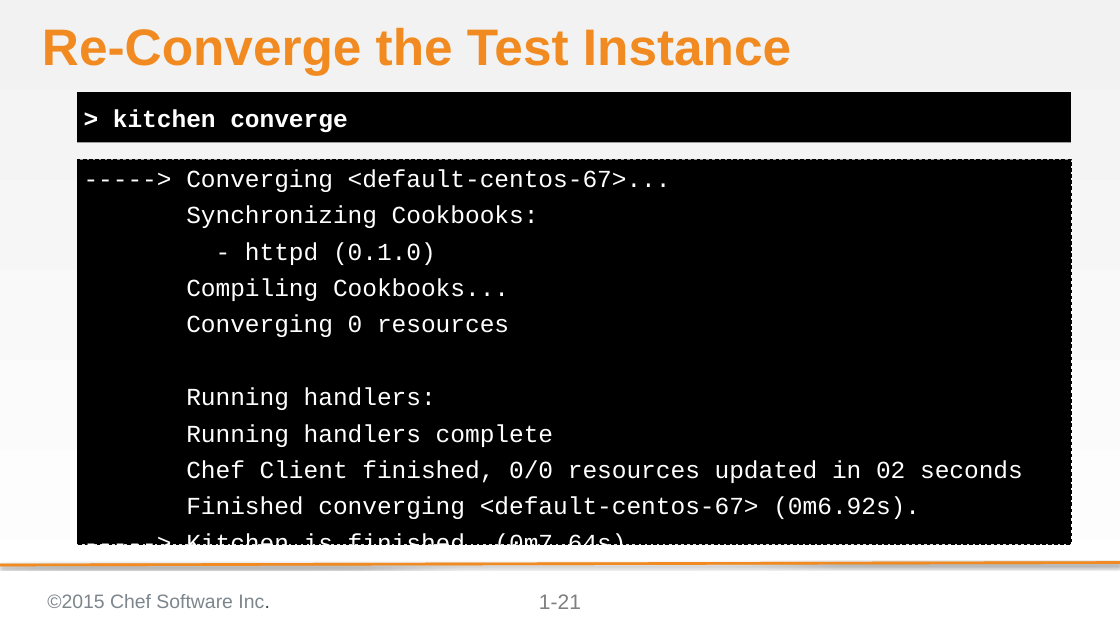
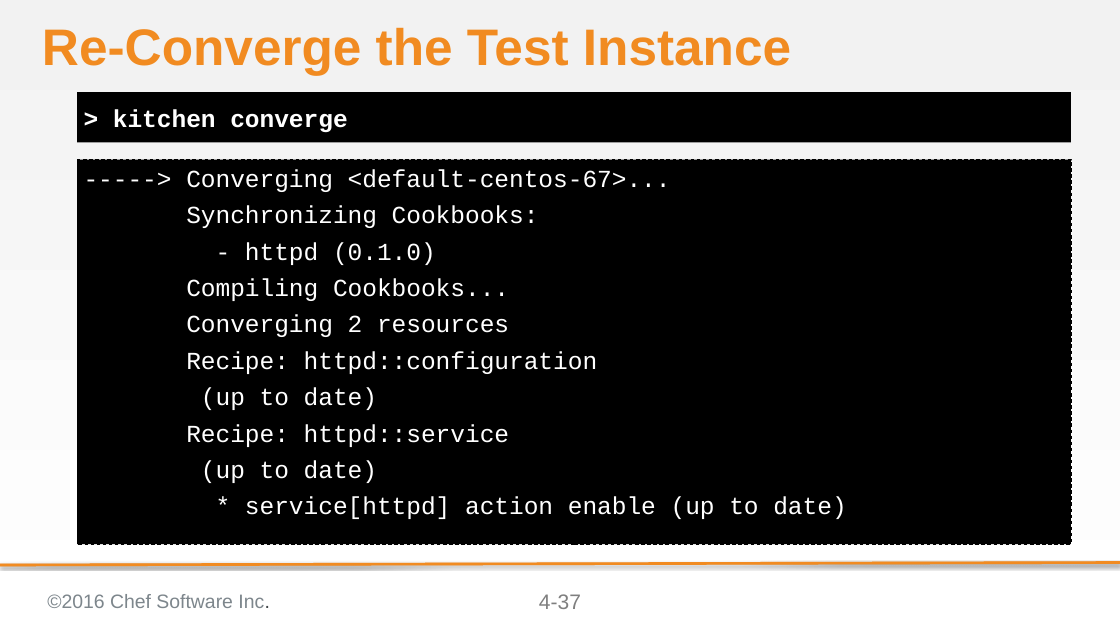
Before and after one commit to chef-training/test_driven_cookbook_development, a slide deck: slide 37 of 04-refactoring_cookbooks_with_tests.pptx (slide 21 before the commit). Drawn at 1120x630 pixels with LibreOffice and Linux fonts; fonts in the diff are those of the drawing; background and template pictures are left out. Boxes give left, top, right and bottom in pixels: in the first picture for what was removed or moved away, otherwise in the second. Text is boxed around its words. In the diff, an @@ line names an element or a change of style, - is before the commit and + after.

Commit message:
Add Concept slides to 04 Refactoring Cookbooks with Tests
Adds slides that explain more details about converge & verify and test
Adds slides that explain kitchen destroy and kitchen test

```diff
--- a/04-refactoring_cookbooks_with_tests.pptx
+++ b/04-refactoring_cookbooks_with_tests.pptx
@@ text at [186, 314, 846, 519]: text changed @@
-Converging 0 resources
-Running handlers:
-Running handlers complete
-Chef Client finished, 0/0 resources updated in 02 seconds
-Finished converging <default-centos-67> (0m6.92s).
------> Kitchen is finished. (0m7.64s)
+Converging 2 resources
+Recipe: httpd::configuration
+(up to date)
+Recipe: httpd::service
+(up to date)
+* service[httpd] action enable (up to date)
@@ text at [47, 594, 270, 608]: text changed @@
-©2015 Chef Software Inc.
+©2016 Chef Software Inc.
@@ page number at [539, 594, 581, 609]: text changed @@
-1-21
+4-37
```
Also in this commit, not shown: 26 other slides changed, 20 slides added, 1 slide removed.
